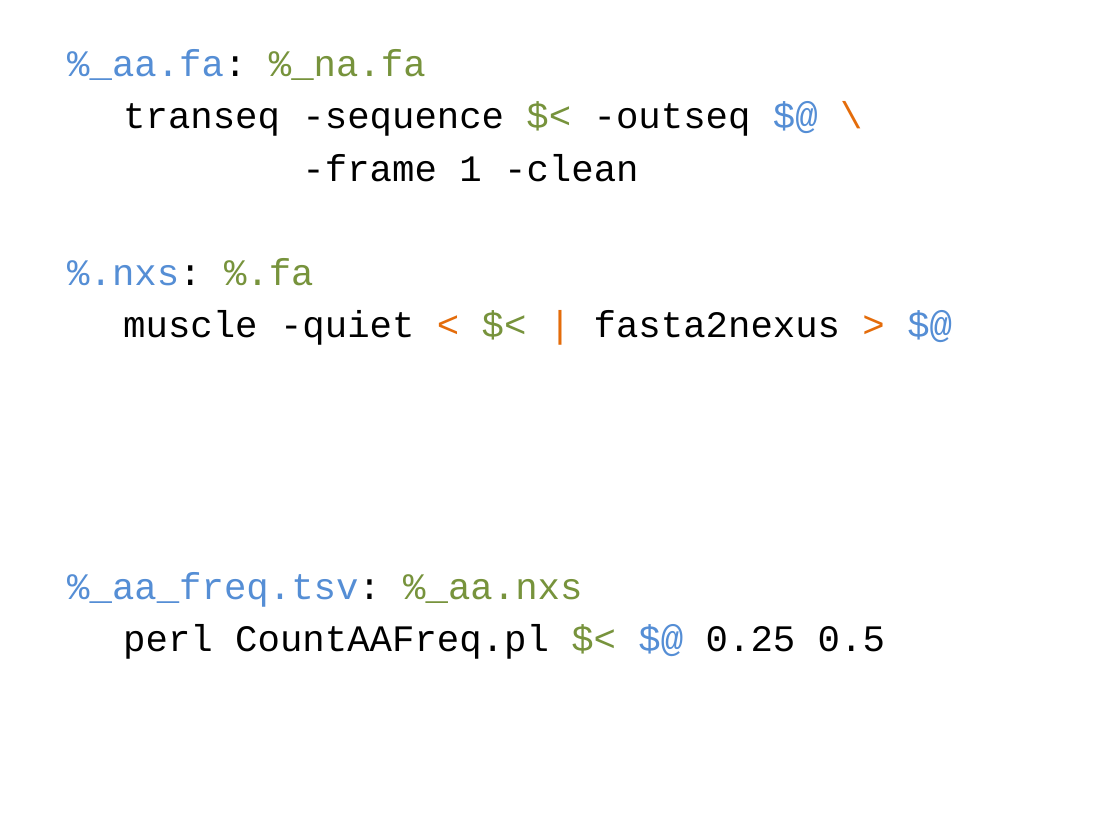
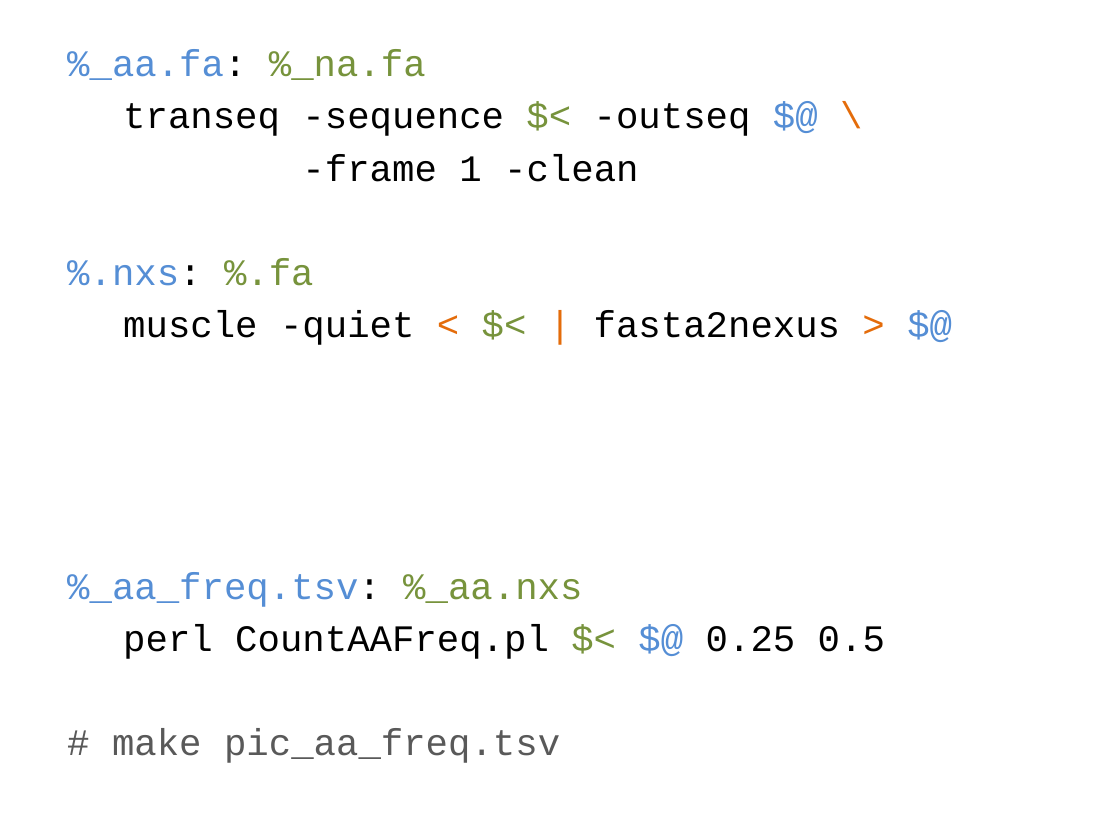
Before and after one commit to tsibley/Workflows-and-Parallel-Processing, a slide deck: slide 14 of CBG-2014-05-21.pptx. Drawn at 1120x840 pixels with LibreOffice and Linux fonts; fonts in the diff are those of the drawing. Boxes give left, top, right and bottom in pixels: in the first picture for what was removed or moved away, otherwise in the second. Text is boxed around its words. In the diff, an @@ line names an element or a change of style, - is before the commit and + after.

```diff
--- a/CBG-2014-05-21.pptx
+++ b/CBG-2014-05-21.pptx
@@ text at [112,729,560,763]: paragraph added @@
+# make pic_aa_freq.tsv
```
Also in this commit, not shown: 2 other slides changed, 4 slides added, 1 slide removed.
